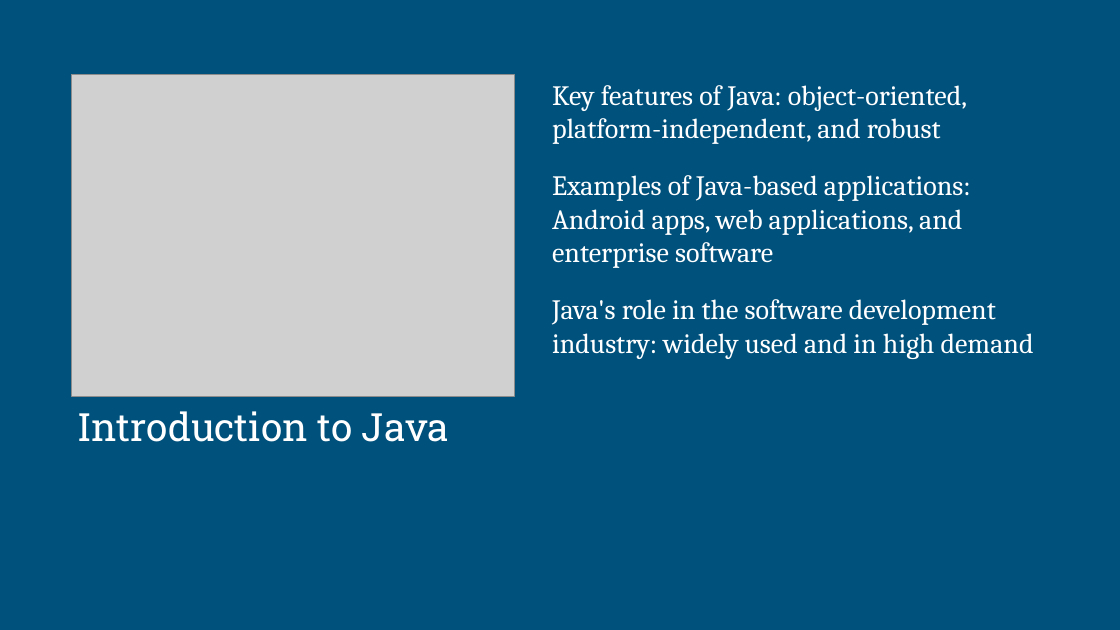
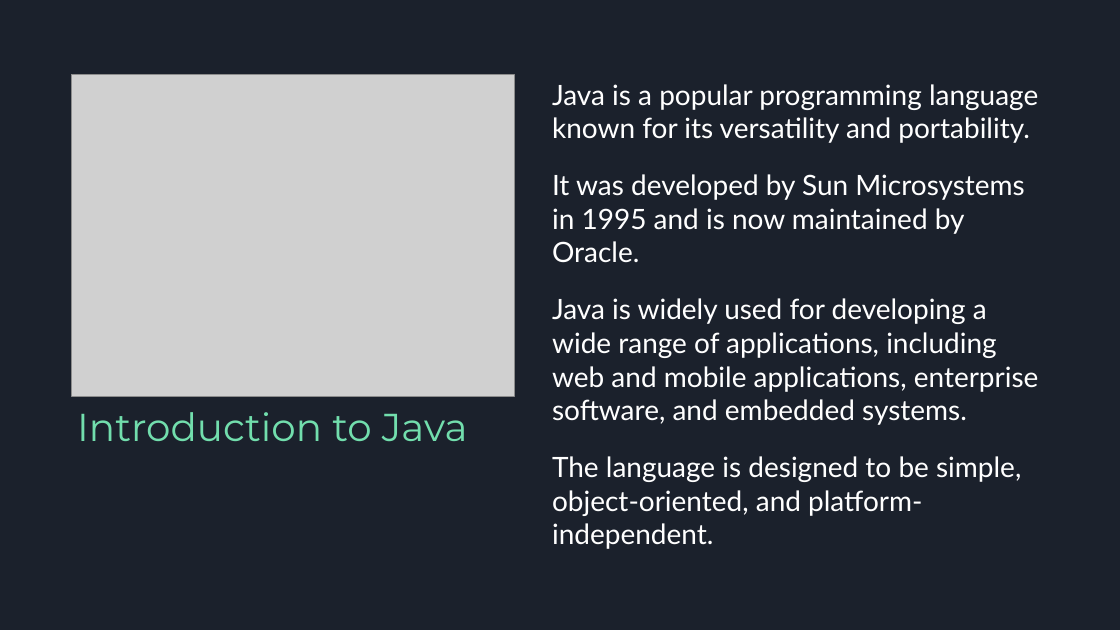
Before and after one commit to ritchelmendaros/2324-appdev-sem1-f2-07, a slide deck: slide 2 of generated/generated_presentation.pptx. Drawn at 1120x630 pixels with LibreOffice and Linux fonts; fonts in the diff are those of the drawing; grey boxes stand for pictures. Boxes give left, top, right and bottom in pixels: in the first picture for what was removed or moved away, otherwise in the second. Text is boxed around its words. In the diff, an @@ line names an element or a change of style, - is before the commit and + after.

```diff
--- a/generated/generated_presentation.pptx
+++ b/generated/generated_presentation.pptx
@@ background #00517C to #1B212C @@
@@ text at [552, 84, 1039, 549]: text changed; font Cambria to Lato @@
-Key features of Java: object-oriented, platform-independent, and robust
-Examples of Java-based applications: Android apps, web applications, and enterprise software
-Java's role in the software development industry: widely used and in high demand
+Java is a popular programming language known for its versatility and portability.
+It was developed by Sun Microsystems in 1995 and is now maintained by Oracle.
+Java is widely used for developing a wide range of applications, including web and mobile applications, enterprise software, and embedded systems.
+The language is designed to be simple, object-oriented, and platform-independent.
@@ text "Introduction to Java" at [77, 412, 467, 441]: font Roboto Slab to Montserrat, text colour #FFFFFF to #72DEAD @@
```
Also in this commit, not shown: 2 other slides changed, 5 slides added, 2 slides removed, 14 other files.
